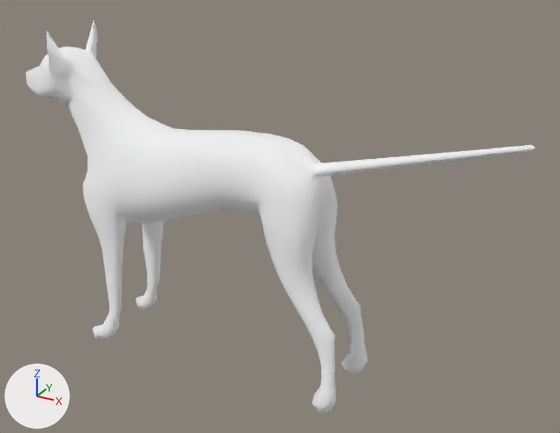
What one commit did to the glTF model assets/models/low_poly_dog_model.glb.
Rendered twice from a 50 mm camera at (16.33, -23.73, 17.74) aimed at (4.54, -2.29, 7.02). Lighting does not change. The marker at lower left points along +X, +Y and +Z. Where no turn or scale is listed for an object, it has been applied to the vertices.

Script lines for the objects in view, before the commit:
```python
mat_01___default = principled_material('01_-_Default')
mat_01___default.base_color = (1.0, 1.0, 1.0)  # white #ffffff
mat_01___default.metallic = 1.0
mat_01___default.roughness = 1.0
me_dog_01___default_0 = bpy.data.meshes.new('Dog_01 - Default_0')
me_dog_01___default_0.from_pydata(...)  # 908 vertices, 1812 faces; spans x -7.3..11.5, y -1.6..1.6, z 0.3..12.0
me_dog_01___default_0.materials.append(mat_01___default)  # white #ffffff
ob_dog_01___default_0 = bpy.data.objects.new('Dog_01 - Default_0', me_dog_01___default_0)
ob_dog_01___default_0.location = (1.27, -2.91, 0.9)
```
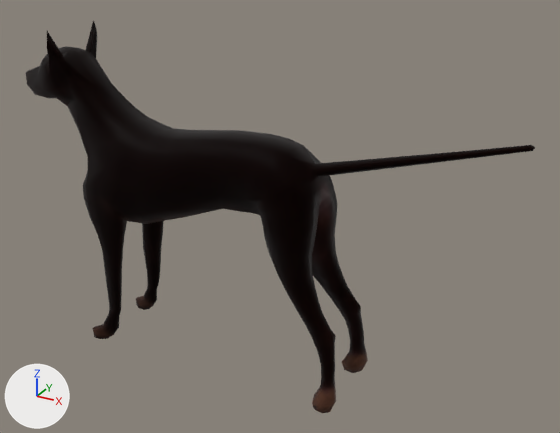
The newer file is also turned or shifted as a whole; pictures and numbers use the older file's frame.

The change, as a list of edits to the scene's bpy script:
```text
Add img_01___default_specularglossiness_png:
    img_01___default_specularglossiness_png = load_image('01_-_Default_specularGlossiness.png', '_unpacked/01_-_Default_specularGlossiness.png', 500, 500, 'sRGB')
Add img_01___default_diffuse_png:
    img_01___default_diffuse_png = load_image('01_-_Default_diffuse.png', '_unpacked/01_-_Default_diffuse.png', 500, 500, 'sRGB')
Change mat_01___default:
    remove # nodes: BsdfPrincipled, OutputMaterial
    remove # colours: white #ffffff
    nodes: BsdfPrincipled, Mix, OutputMaterial, TexImage x2
    colours: black #3f3f3f
    uses the picture img_01___default_diffuse_png
    uses the picture img_01___default_specularglossiness_png
```

Boxes (x1, y1, x2, y2) around the edits, measured in the pictures (560 x 433 px):
'Dog_01 - Default_0', surface changed (white to black): (26, 20, 535, 413) in both
